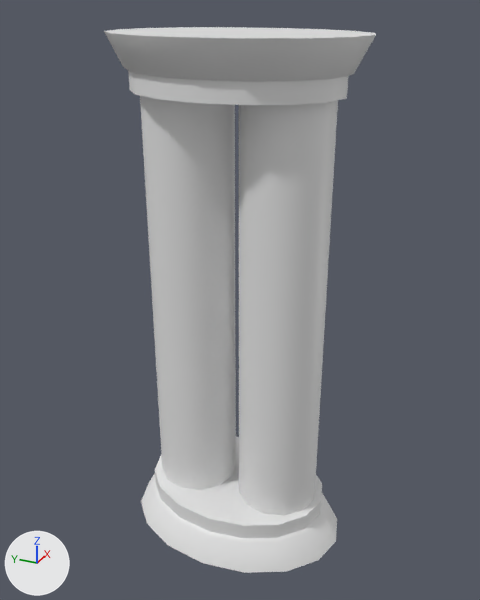
An edit to the FBX model Stealth Puzzler/Assets/Models/Environments/Structural Assets/PIllars1.fbx, drawn before and after from the same camera.
Both versions are drawn from a 50 mm camera at (-14.99, -4.68, 6.69) aimed at (-8.16, -1.61, 3.28). Arrows for +X, +Y and +Z are at lower left; the lights stay in place. Where no turn or scale is listed for an object, it has been applied to the vertices.

The first picture shows 'PIllar1_LP'.
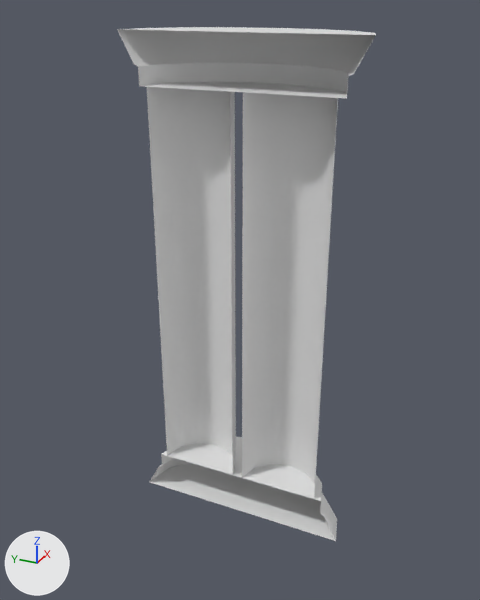
What the commit changed:
me_circle_013 is used by ob_pillar1_lp; location (-8.22, -1.59, 0.0).
me_circle_013 had 180 vertices, 184 faces and spanned x -1.08..1.08, y -1.47..1.47, z 0.0..6.35.
me_circle_013 now has 104 vertices, 92 faces and spans x 0.0..1.08, y -1.47..1.47, z 0.0..6.35.
Part 1, on me_circle_013:
76 vertices are removed from x -1.08..-0.26, y -1.35..1.35, z 0.0..6.35.
92 faces are deleted.

Where the change shows, as pixel boxes [x1, y1, x2, y2] in the pictures (480 x 600 px):
'PIllar1_LP', reshaped
    before: [104, 27, 376, 573]
    after: [117, 27, 376, 541]
part 1 of me_circle_013, deleted
    before: [104, 29, 376, 573]
